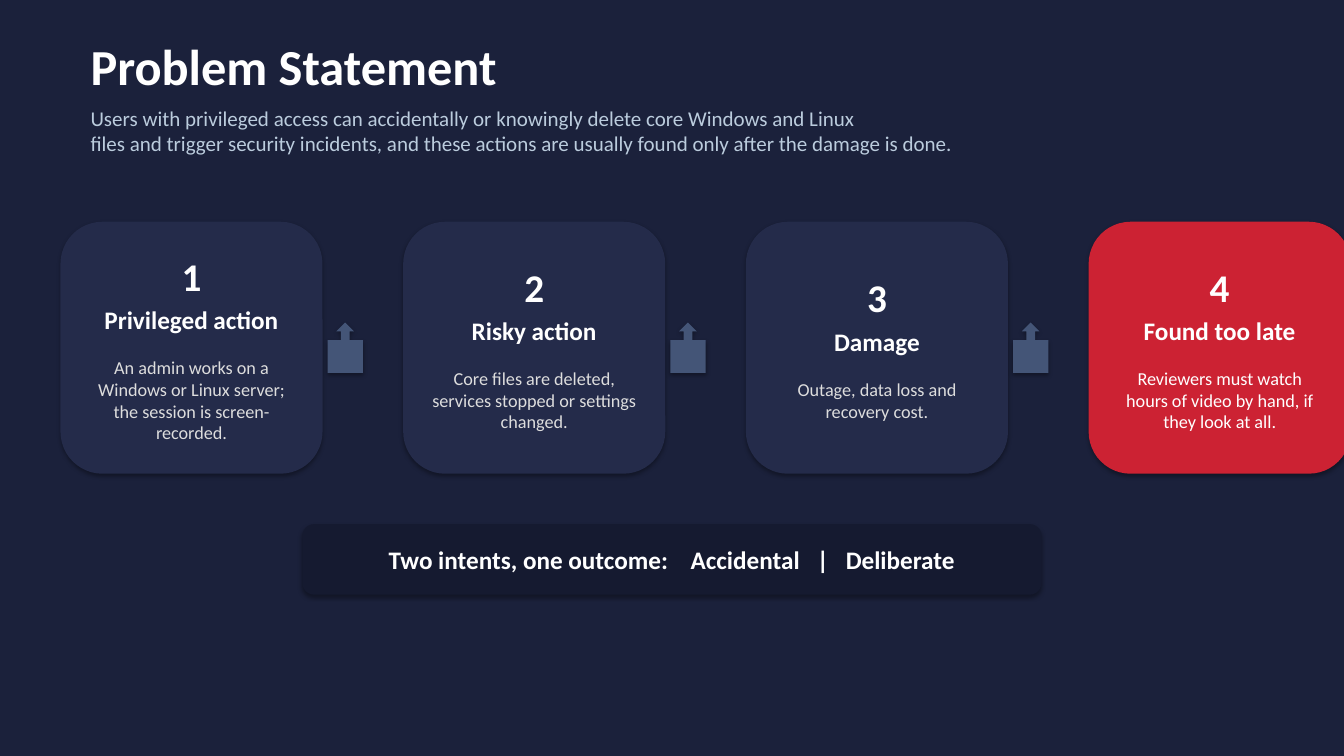
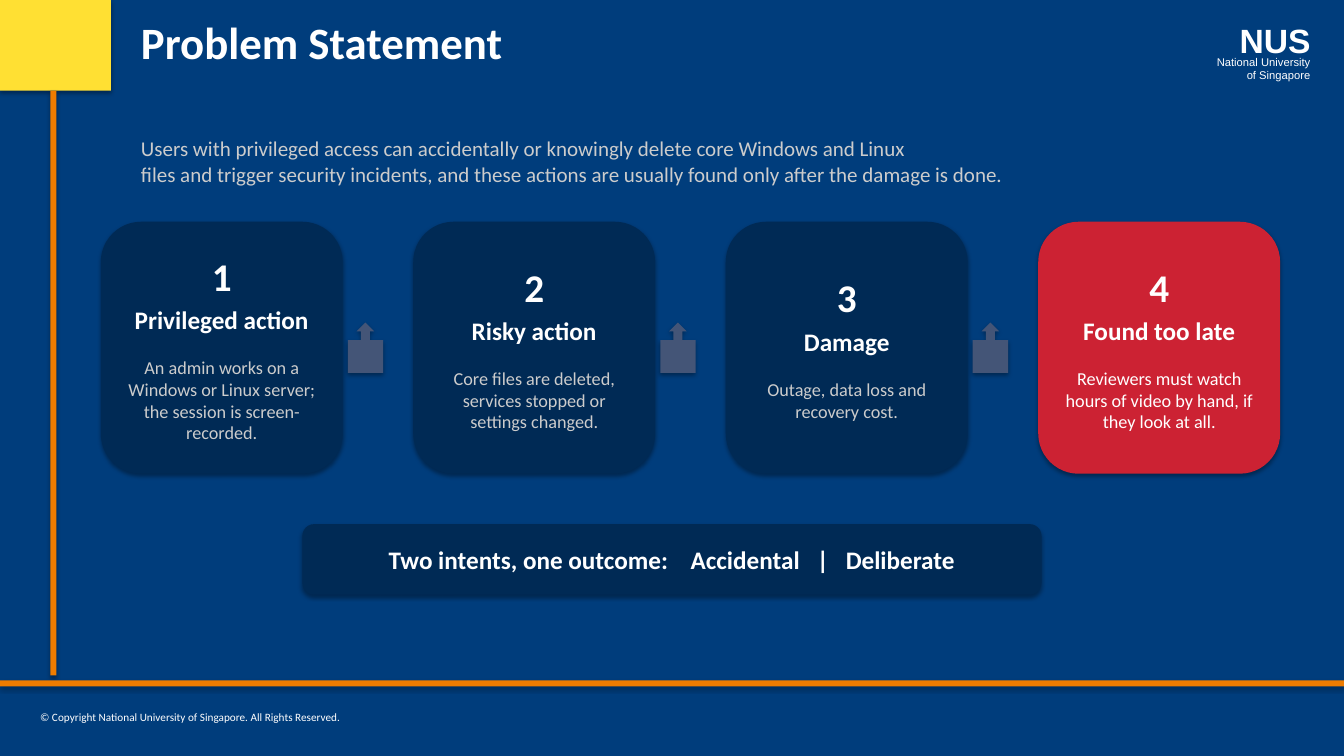
Before and after one commit to laxmi1707/PatternRecognSystem-Video2Text, a slide deck: slide 3 of presentation/Video2Knowledge_Final.pptx. Drawn at 1344x756 pixels with LibreOffice and Linux fonts; fonts in the diff are those of the drawing. Boxes give left, top, right and bottom in pixels: in the first picture for what was removed or moved away, otherwise in the second. Text is boxed around its words. In the diff, an @@ line names an element or a change of style, - is before the commit and + after.

Commit message:
feat: apply NUS ISS PowerPoint template to all presentations
- Add shared nus_iss_template.py with NUS official colors, slide layouts
- Update all 12 create_*.py scripts to use NUS ISS branding
- Navy blue background, orange text, sidebar decoration, NUS logo, footer

```diff
--- a/presentation/Video2Knowledge_Final.pptx
+++ b/presentation/Video2Knowledge_Final.pptx
@@ background #1B213B to #003D7C @@
@@ rectangle added at [0,0,111,91], fill #FFE033 @@
@@ text "Problem Statement": place and size @@
-text "Problem Statement" at [91,49,497,86]
+text "Problem Statement" at [141,27,502,60]
@@ text "Problem Statement" at [141,27,502,60]: size 36 to 32 pt @@
@@ text added at [1240,29,1311,60], 24 pt, text #FFFFFF, bold @@
+NUS
@@ text added at [1217,58,1310,82], 8 pt, text #FFFFFF @@
+National University
+of Singapore
@@ rectangle added at [50,91,56,676], fill #EF7C00 @@
@@ text "Users with privileged access can ...": place and size @@
-text "Users with privileged access can ..." at [91,111,952,155]
+text "Users with privileged access can ..." at [141,141,1002,186]
@@ text "Users with privileged access can ..." at [141,141,1002,186]: text colour #BBCCDD to #CCCCCC @@
@@ rounded rectangle "1": place and size @@
-rounded rectangle "1" at [60,222,323,474]
+rounded rectangle "1" at [101,222,343,474]
@@ rounded rectangle "2": place and size @@
-rounded rectangle "2" at [403,222,665,474]
+rounded rectangle "2" at [413,222,655,474]
@@ fill #242B4A to #002A55 in 3 elements at [413,222,655,474], [101,222,343,474], [726,222,968,474] @@
@@ rounded rectangle "3": place and size @@
-rounded rectangle "3" at [746,222,1008,474]
+rounded rectangle "3" at [726,222,968,474]
@@ rounded rectangle "4": place and size @@
-rounded rectangle "4" at [1089,222,1344,474]
+rounded rectangle "4" at [1038,222,1280,474]
@@ up arrow callout: place and size @@
-up arrow callout at [328,323,363,373]
+up arrow callout at [348,323,383,373]
@@ up arrow callout: place and size @@
-up arrow callout at [670,323,706,373]
+up arrow callout at [660,323,696,373]
@@ up arrow callout: place and size @@
-up arrow callout at [1013,323,1049,373]
+up arrow callout at [973,323,1008,373]
@@ text in rounded rectangle at [128,361,315,439]: text colour #DDDDDD to #CCCCCC in "An admin works on a Windows or ..." @@
@@ text in rounded rectangle at [454,372,615,431]: text colour #DDDDDD to #CCCCCC in "Core files are deleted, services stopped or ..." @@
@@ text in rounded rectangle at [767,383,926,421]: text colour #DDDDDD to #CCCCCC in "Outage, data loss and recovery cost." @@
@@ rounded rectangle "Two intents, one outcome: Accidental ..." at [302,524,1042,595]: fill #151A30 to #002A55 @@
@@ rectangle added at [0,681,1344,687], fill #EF7C00 @@
@@ text added at [52,713,340,723], 8 pt, text #FFFFFF @@
+© Copyright National University of Singapore. All Rights Reserved.
```
Also in this commit, not shown: 14 other slides changed, 24 other files.
